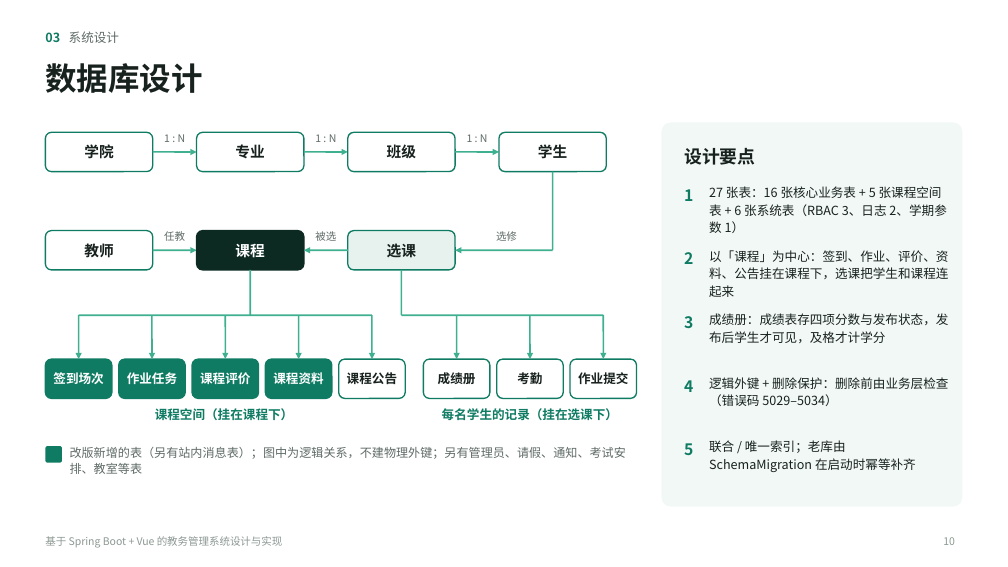
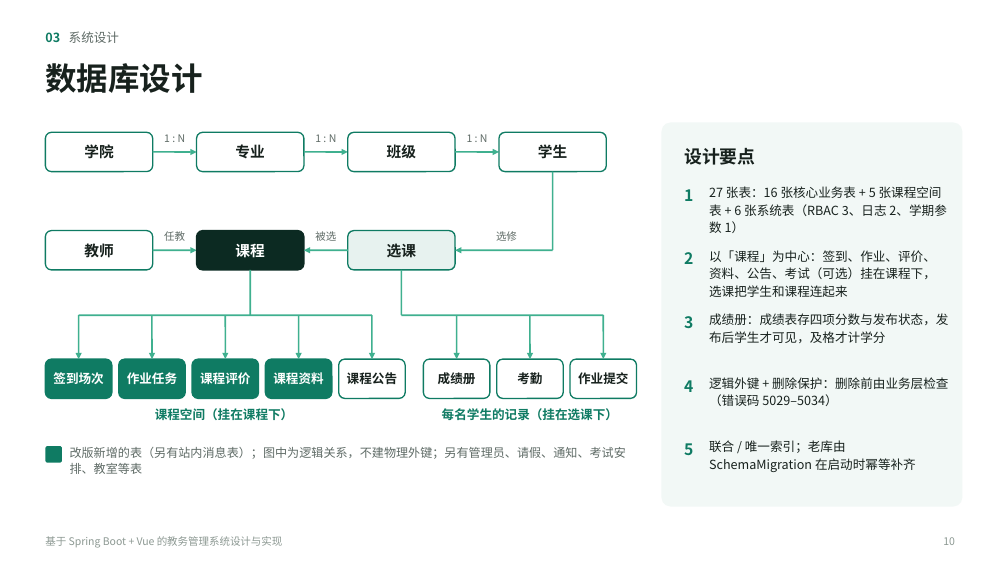
Before and after one commit to waitrain72-byte/education-admin-system, a slide deck: slide 10 of docs/教务管理系统-毕业答辩.pptx. Drawn at 1008x567 pixels with LibreOffice and Linux fonts; fonts in the diff are those of the drawing. Boxes give left, top, right and bottom in pixels: in the first picture for what was removed or moved away, otherwise in the second. Text is boxed around its words. In the diff, an @@ line names an element or a change of style, - is before the commit and + after.

Commit message:
feat: 考试可挂在某门课下只给这门课的师生看；补登录锁定、权限判定、课程空间准入测试；文件下载加长期缓存
- 考试安排加所属课程 course_id（空 = 全校考试），首页、日程、数据大屏、列表与按 ID 查同一套可见范围，老库启动时自动补列；删没人选的课时一并删它的考试
- 登录失败计数只算 15 分钟内，修正锁定提示多算一分钟；新增 LoginProtectService / PermissionService / 课程空间准入 / 文件下载测试（后端 233 → 265）
- 文件下载边读边发，带一年浏览器缓存与 nosniff，找不到返回 404
- README、系统设计、ER 图与答辩 PPT 同步（测试合计 534）

```diff
--- a/docs/教务管理系统-毕业答辩.pptx
+++ b/docs/教务管理系统-毕业答辩.pptx
@@ text at (x1=709, y1=250, x2=936, y2=297): text changed @@
-以「课程」为中心：签到、作业、评价、资料、公告挂在课程下，选课把学生和课程连起来
+以「课程」为中心：签到、作业、评价、
+资料、公告、考试（可选）挂在课程下，
+选课把学生和课程连起来
```
Also in this commit, not shown: 8 other slides changed, 31 other files.
